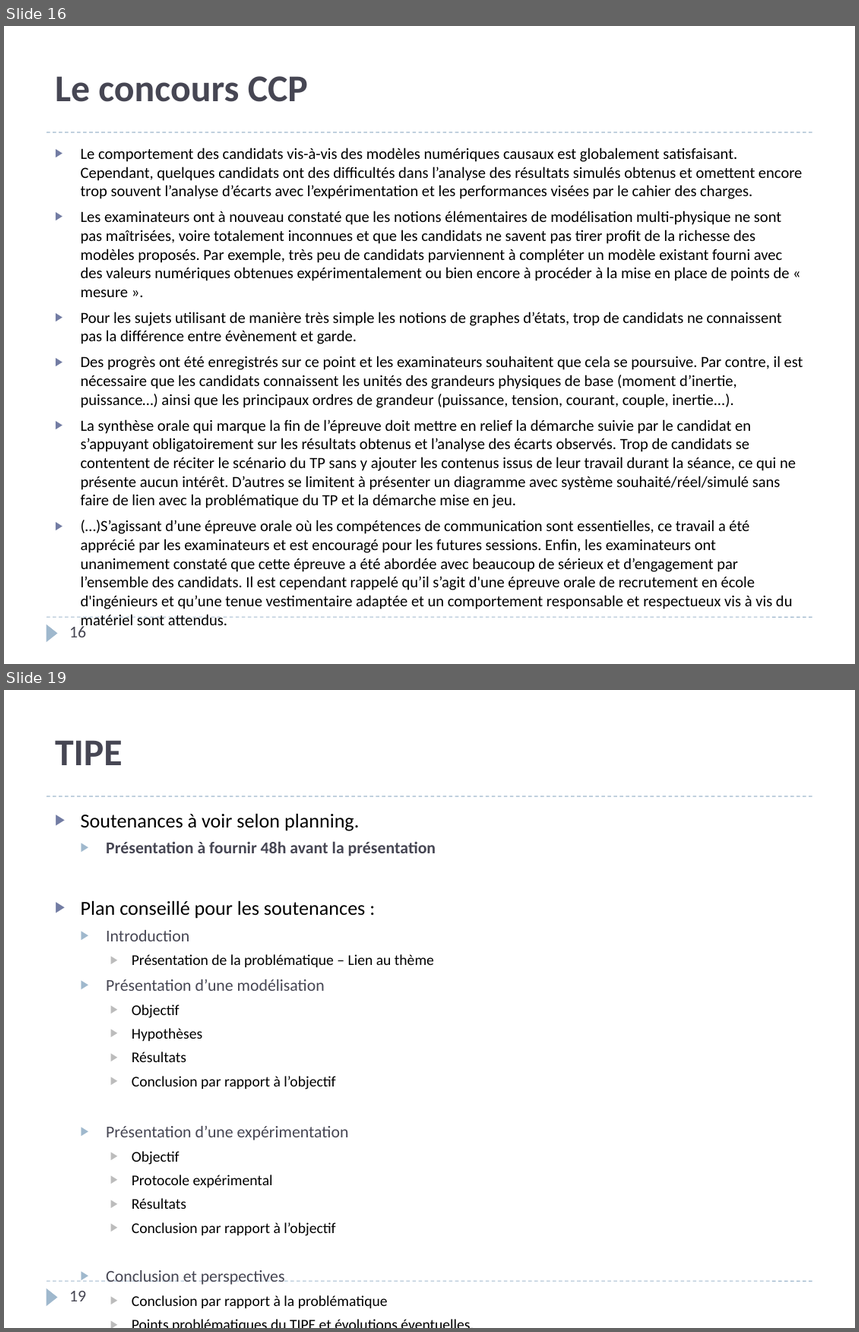
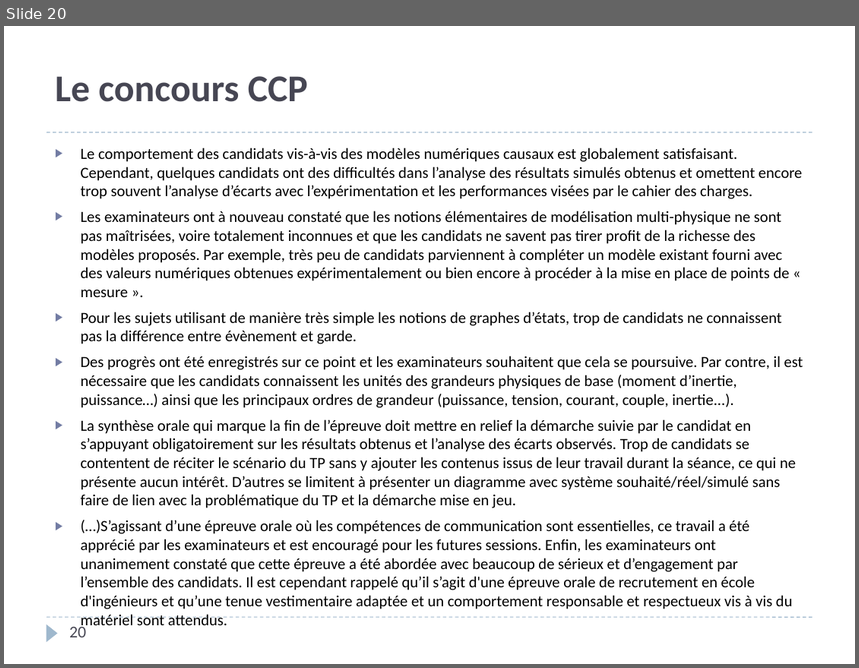
Before and after one commit to xpessoles/PSI, a slide deck: PreparationOral/PreparationOral.pptx. Shown one above the other, each under a label of ours: slides 16 and 19 before the commit, slide 20 after it; the slides between them are not shown. The pictures are 859x1332 and 859x668 pixels, drawn with LibreOffice and Linux fonts; fonts in the diff are those of the drawing. Boxes give left, top, right and bottom in pixels: in the first picture for what was removed or moved away, otherwise in the second. Text is boxed around its words. In the diff, an @@ line names an element or a change of style, - is before the commit and + after.

```diff
--- a/PreparationOral/PreparationOral.pptx
+++ b/PreparationOral/PreparationOral.pptx
@@ slide 19 removed at (4, 690, 855, 1328), background #FFFFFF; not listed: 3 template elements that a slide beside it also shows @@
@@ title removed at (55, 740, 123, 765) @@
-TIPE
@@ text removed at (81, 814, 436, 1309) @@
-▶ Soutenances à voir selon planning.
-  ▶ Présentation à fournir 48h avant la présentation
-▶ Plan conseillé pour les soutenances :
-  ▶ Introduction
-    ▶ Présentation de la problématique – Lien au thème
-  ▶ Présentation d’une modélisation
-    ▶ Objectif
-    ▶ Hypothèses
-    ▶ Résultats
-    ▶ Conclusion par rapport à l’objectif
-  ▶ Présentation d’une expérimentation
-    ▶ Objectif
-    ▶ Protocole expérimental
-    ▶ Résultats
-    ▶ Conclusion par rapport à l’objectif
-  ▶ Conclusion et perspectives
-    ▶ Conclusion par rapport à la problématique
-    ▶ Points problématiques du TIPE et évolutions éventuelles.
@@ page number removed at (69, 1291, 86, 1302) @@
-19
@@ what was slide 16 is now slide 20 @@
@@ page number at (69, 624, 86, 638): text changed @@
-16
+20
```
Also in this commit, not shown: 8 slides changed, 3 slides added, 1 other slide removed.
